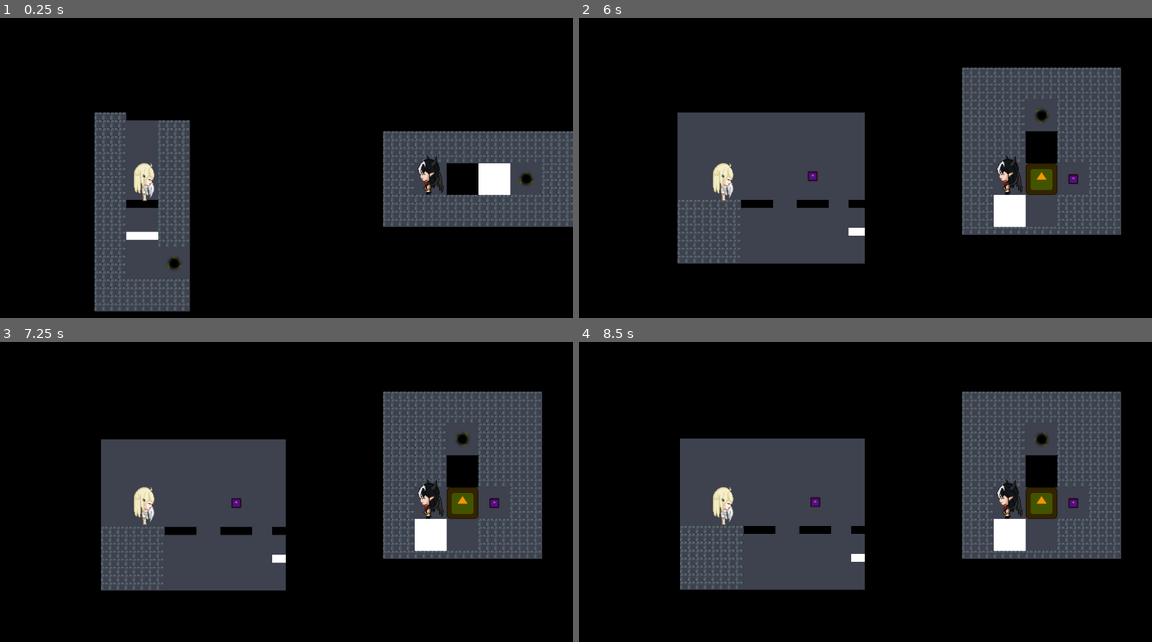
Above: before the commit, frames 1-4 (two rows, left to right).
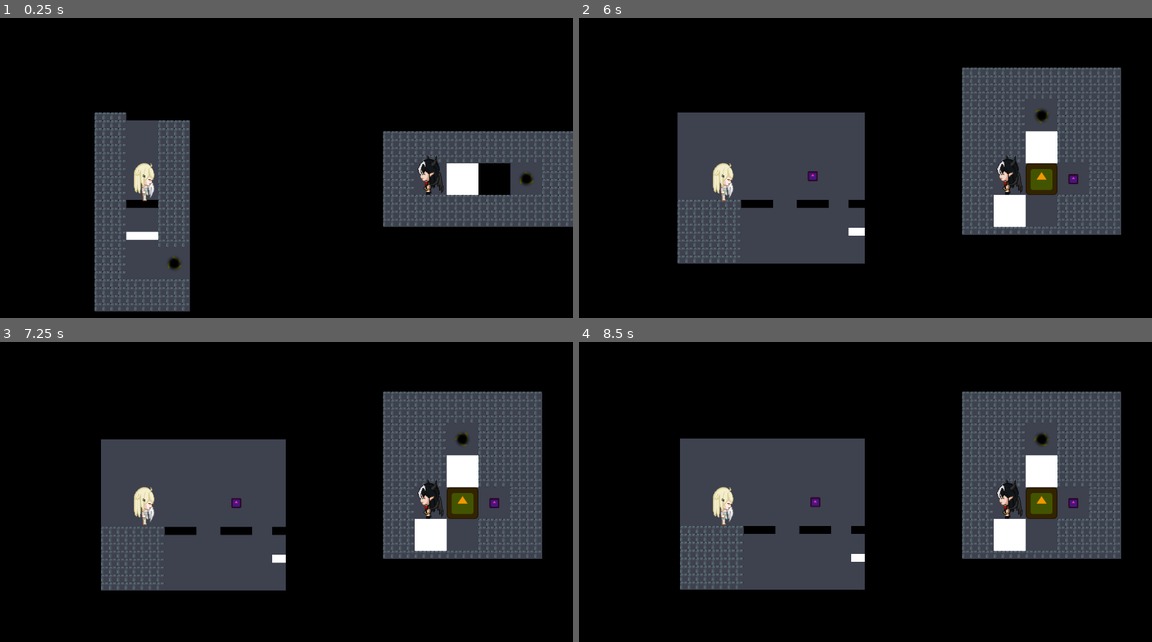
Above: after the commit, the same moments.

Repository: Where-is-my-input/Godot-Wild-Jam--72
Game: Godot game, scene res://stages/stage_2.tscn
Two runs of this game, one before a commit and one after it. Both use one fixed random seed, a clock stepped at 60 frames per second and the inputs below. This scene is started directly instead of the project's main scene. The engine's default icon, where the game draws it, is replaced by a stand-in: a white triangle on a blue panel in a dark square.
Inputs:
- Up to frame 1 (0.25 s): no input
- Up to frame 2 (6 s): tap Enter (ui_accept) at 0.5, 0.77, 1.52, 2.75, 3.02, 3.77, 4.52 s; hold D (platformer_right) 0.53-2.03 s; tap N (frameAdvance) every 0.75 s from 0.6 to 5.1 s; tap R (restart) at 1.25, 4.15 s; hold A (platformer_left) 2.03-2.78 s; hold D (platformer_right) 2.78-4.28 s; hold A (platformer_left) 4.28-5.03 s; tap Escape (reset) at 5 s; hold D (platformer_right) 5.03-5.75 s; click "stage 1" at 5.75 s
- Up to frame 3 (7.25 s): tap R (restart) at 6.5 s; hold A (platformer_left) from 6.53 s (still down); tap N (frameAdvance) at 6.6 s; tap Enter (ui_accept) at 6.77 s
- Up to frame 4 (8.5 s): tap Enter (ui_accept) at 7.25, 7.52, 8.27 s; tap N (frameAdvance) at 7.35, 8.1 s; release A (platformer_left) at 8.03 s; hold D (platformer_right) from 8.03 s (still down)

The runs differ from the first frame. In frame 1, 1.2% of the frame differs, in the area x 77-90%, y 48-60%; in frame 2, 0.6%; in frame 3, 0.6%; in frame 4, 0.6%.

Commit message:
reversing colors

Diff:
--- a/stages/stage_0.gd
+++ b/stages/stage_0.gd
@@ -32,6 +32,8 @@
 		finishStage()
 
 func restart():
+	platformerFinished = false
+	topdownFinished = false
 	deloadStage()
 	await get_tree().create_timer(0.1).timeout
 	loadStage()
--- a/stages/topdow/topdown_stage_2.tscn
+++ b/stages/topdow/topdown_stage_2.tscn
@@ -18,7 +18,7 @@
 [node name="blocker2" parent="." index="3" instance=ExtResource("2_ig1bx")]
 position = Vector2(160, -32)
 disabled = true
-color = 1
+color = 0
 
 [node name="goal" parent="." index="4" instance=ExtResource("3_r0e0i")]
 position = Vector2(224, -32)
--- a/world/collision/blocker.tscn
+++ b/world/collision/blocker.tscn
@@ -11,6 +11,7 @@
 
 [node name="blocker" type="Node2D"]
 script = ExtResource("1_8l7v6")
+color = 1
 
 [node name="cb2Platform" type="StaticBody2D" parent="."]
 
